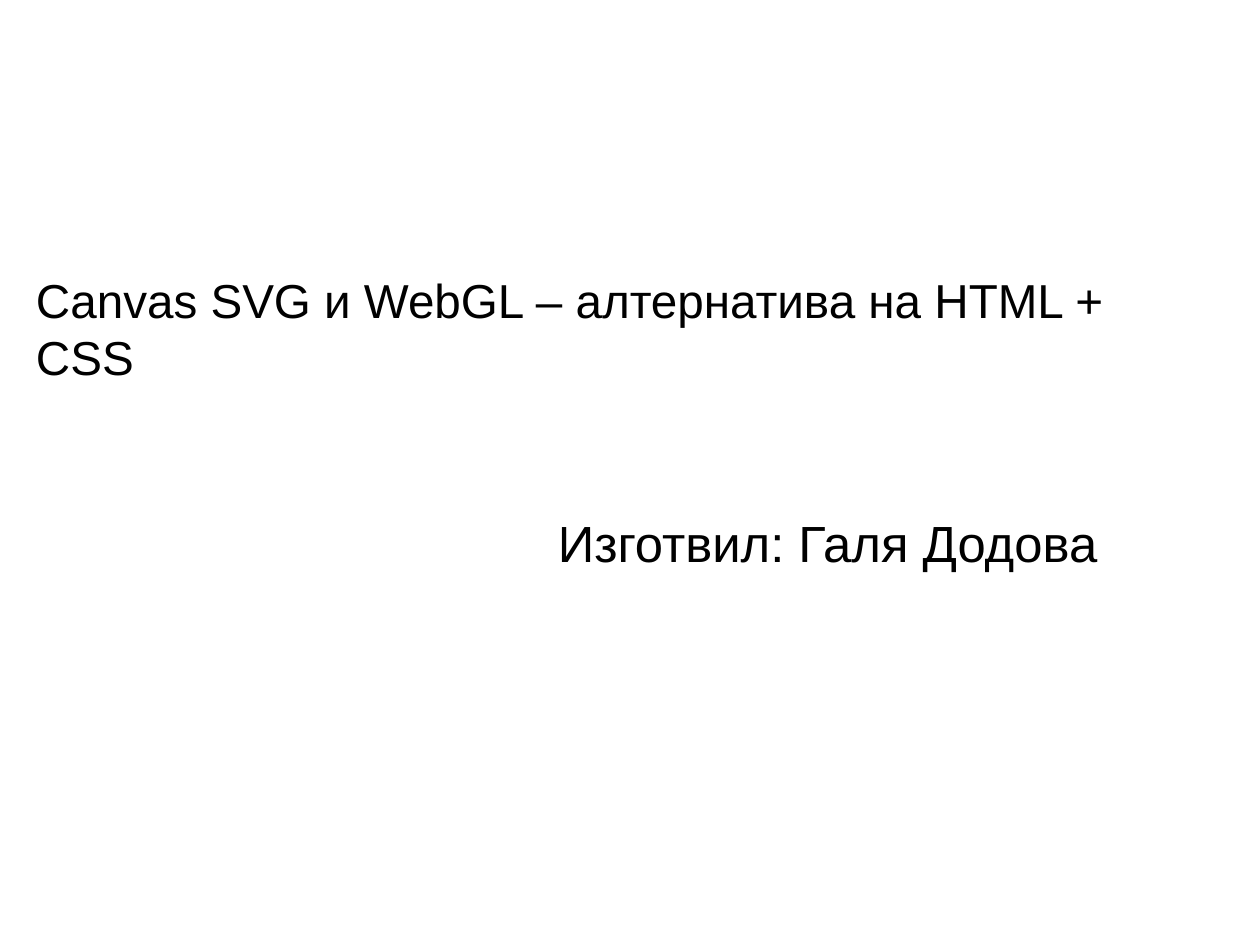
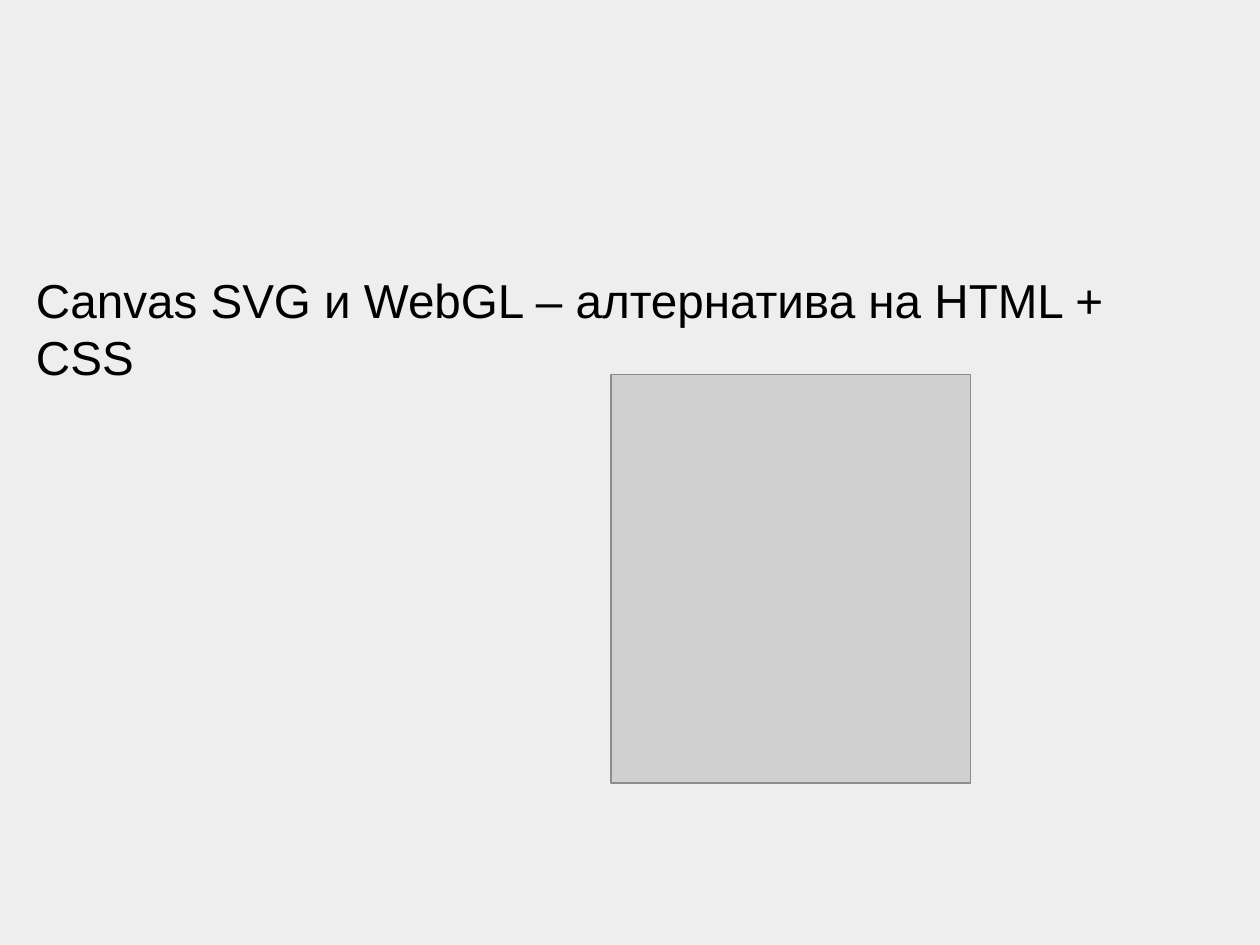
Before and after one commit to Galya777/web_technology_FMI_presentations, a slide deck: slide 1 of canvas.pptx. Drawn at 1260x945 pixels with LibreOffice and Linux fonts; fonts in the diff are those of the drawing; grey boxes stand for pictures; background and template pictures are left out. Boxes give left, top, right and bottom in pixels: in the first picture for what was removed or moved away, otherwise in the second. Text is boxed around its words. In the diff, an @@ line names an element or a change of style, - is before the commit and + after.

```diff
--- a/canvas.pptx
+++ b/canvas.pptx
@@ background picture (left out) to #EEEEEE @@
@@ picture added at [612, 374, 971, 783] @@
@@ subtitle removed at [558, 527, 1098, 572] @@
-Изготвил: Галя Додова
```
Also in this commit, not shown: 6 other slides changed, 1 slide added, 6 other files.
